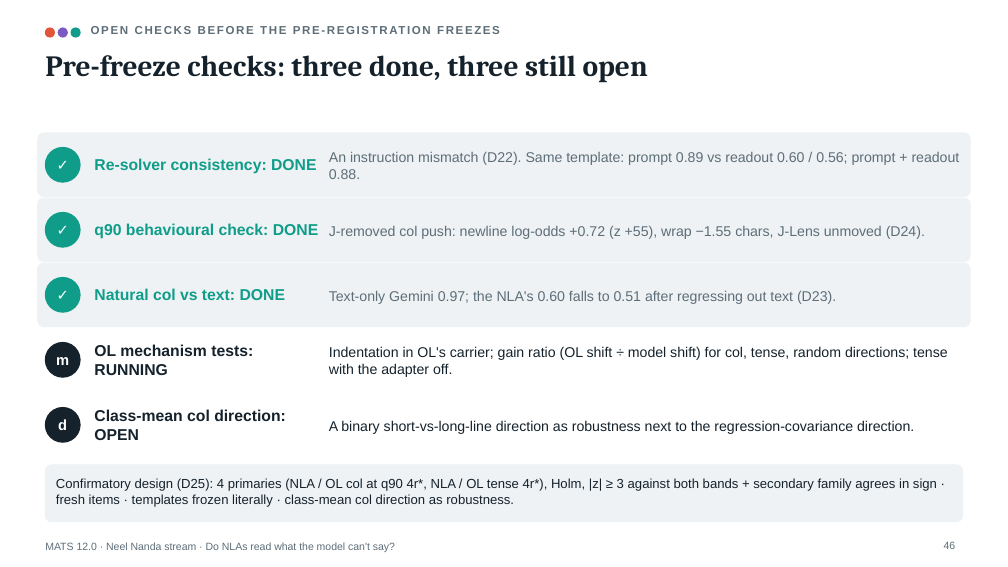
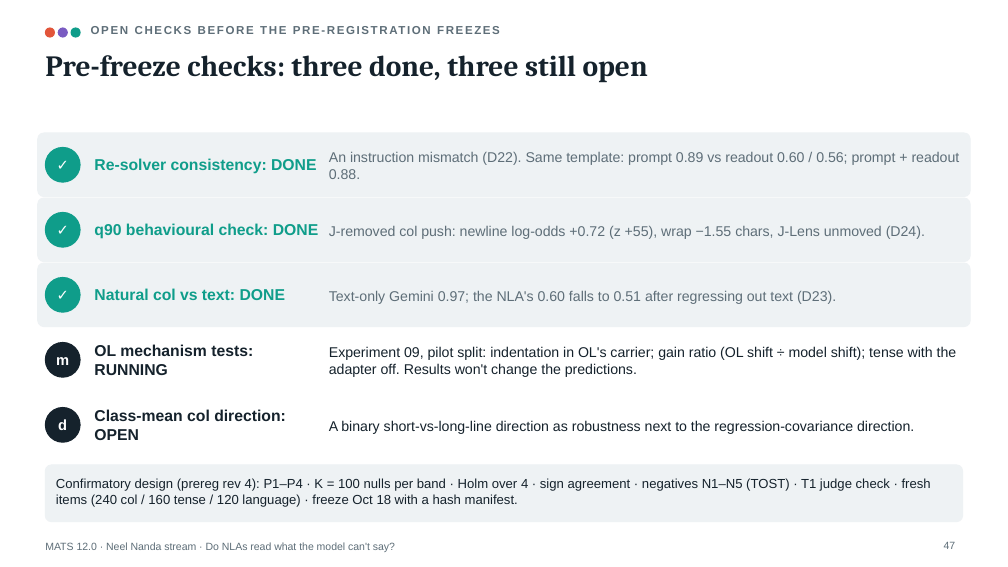
Before and after one commit to Jarus77/mats-nla-workspace, a slide deck: slide 47 of deck/mats_nla_workspace.pptx (slide 46 before the commit). Drawn at 1008x567 pixels with LibreOffice and Linux fonts; fonts in the diff are those of the drawing. Boxes give left, top, right and bottom in pixels: in the first picture for what was removed or moved away, otherwise in the second. Text is boxed around its words. In the diff, an @@ line names an element or a change of style, - is before the commit and + after.

Commit message:
chore: rename Modal volumes to rfm-weights/rfm-results and app to rfm; exp 09 driver; deck v4 (57 slides, rev-4 design)

```diff
--- a/deck/mats_nla_workspace.pptx
+++ b/deck/mats_nla_workspace.pptx
@@ text at [329, 346, 957, 377]: text changed @@
-Indentation in OL's carrier; gain ratio (OL shift ÷ model shift) for col, tense, random directions; tense with the adapter off.
+Experiment 09, pilot split: indentation in OL's carrier; gain ratio (OL shift ÷ model shift); tense with the adapter off. Results won't change the predictions.
@@ text at [56, 478, 931, 507]: text changed @@
-Confirmatory design (D25): 4 primaries (NLA / OL col at q90 4r*, NLA / OL tense 4r*), Holm, |z| ≥ 3 against both bands + secondary family agrees in sign · fresh items · templates frozen literally · class-mean col direction as robustness.
+Confirmatory design (prereg rev 4): P1–P4 · K = 100 nulls per band · Holm over 4 · sign agreement · negatives N1–N5 (TOST) · T1 judge check · fresh items (240 col / 160 tense / 120 language) · freeze Oct 18 with a hash manifest.
@@ page number at [944, 542, 956, 549]: text changed @@
-46
+47
```
Also in this commit, not shown: 12 other slides changed, 2 slides added, 1 slide removed, 51 other files.
